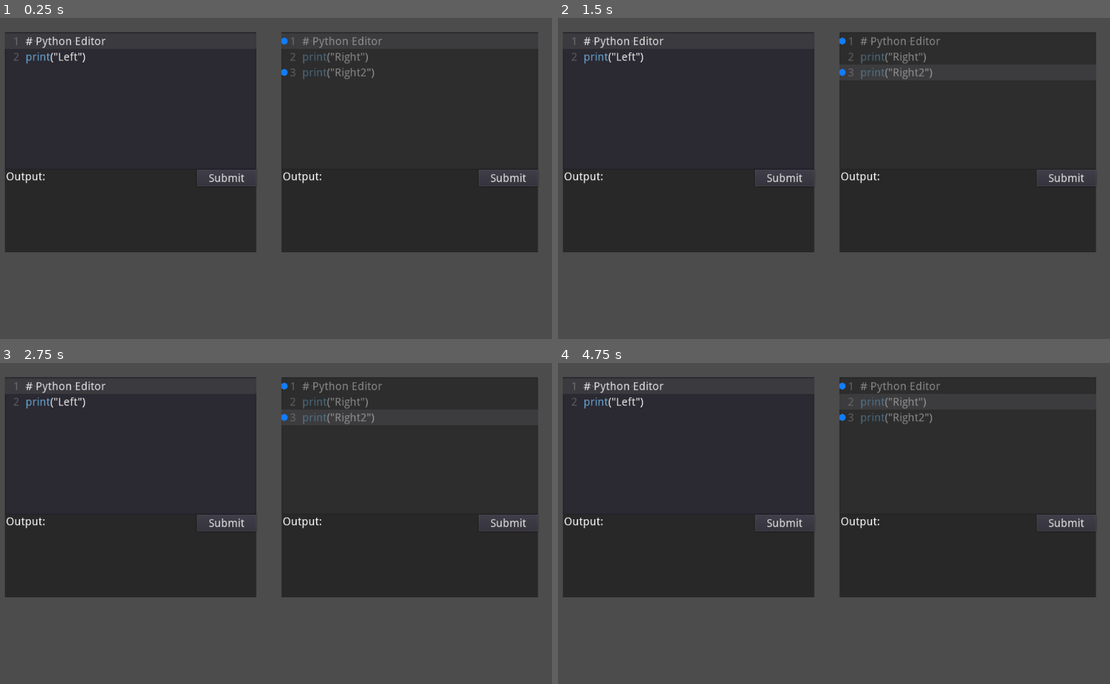
Above: before the commit, frames 1-4 (two rows, left to right).
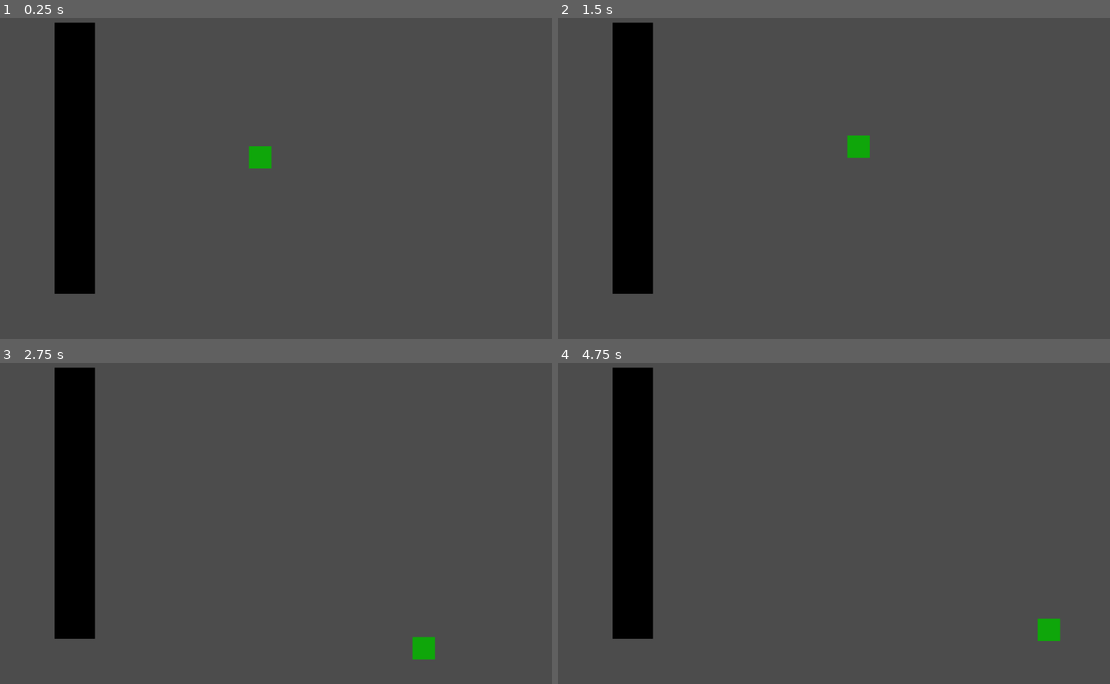
Above: after the commit, the same moments.

Repository: CSCE-482-Thomas-2023Spring/Freakin_Fram_II
Game: Godot game, scene res://Main/main.tscn
The game is run twice, just before and just after one commit, with the same random seed, the same clock (stepped at 60 frames per second) and the same inputs. This scene is started directly instead of the project's main scene.
Inputs (mouse positions are in pixels of both pictures, inside the frame that each line leads up to):
- Up to frame 1 (0.25 s): no input
- Up to frame 2 (1.5 s): click (1065, 178) at 0.5 s, where only the run before the commit has a clickable "Submit"; tap Enter (Enter) at 1.25 s; move the mouse to (949, 156) at 1.27 s; hold D (move_right, bound only after the commit) from 1.28 s (still down); tap Up (Arrow Keys) at 1.35 s; click (949, 156) at 1.42 s
- Up to frame 3 (2.75 s): move the mouse to (149, 533) at 2.02 s; release D (move_right, bound only after the commit) at 2.03 s; hold S (move_down, bound only after the commit) from 2.03 s (still down); tap Delete (Delete) at 2.1 s
- Up to frame 4 (4.75 s): move the mouse to (878, 443) at 2.77 s; release S (move_down, bound only after the commit) at 2.78 s; hold D (move_right, bound only after the commit) 2.78-3.53 s; tap Enter (Enter) at 2.85 s; move the mouse to (795, 584) at 3.52 s; hold W (move_up, bound only after the commit) 3.53-4.28 s; tap Up (Arrow Keys) at 3.6 s; click (795, 584) at 3.67 s; tap Space at 4.25 s; move the mouse to (994, 565) at 4.27 s; hold A (move_left, bound only after the commit) from 4.28 s (still down); tap Delete (Delete) at 4.35 s

The runs differ from the first frame. In frame 1, 59% of the frame differs, in the area x 0-98%, y 1-86%; in frame 2, 59%; in frame 3, 59%, in the area x 0-98%, y 1-93%; in frame 4, 59%.

Commit message:
Player and collision

Diff:
--- a/Fram Game/Main/main.tscn
+++ b/Fram Game/Main/main.tscn
@@ -1,63 +1,19 @@
-[gd_scene load_steps=2 format=2]
+[gd_scene load_steps=3 format=2]
 
-[ext_resource path="res://Editor/Editor.tscn" type="PackedScene" id=1]
+[ext_resource path="res://Objects/Player.tscn" type="PackedScene" id=1]
+[ext_resource path="res://Objects/Wall.tscn" type="PackedScene" id=2]
 
-[node name="Control" type="Control"]
-anchor_right = 1.0
-anchor_bottom = 1.0
+[node name="Node" type="Node"]
 
-[node name="EditorR" parent="." instance=ExtResource( 1 )]
-anchor_left = 0.52832
-anchor_top = 0.085
-anchor_right = 0.975586
-anchor_bottom = 0.743333
-margin_left = 0.0
-margin_top = 0.0
-margin_right = 0.0
-margin_bottom = 0.0
-__meta__ = {
-"_edit_group_": true,
-"_edit_use_anchors_": true
-}
+[node name="Player" parent="." instance=ExtResource( 1 )]
+position = Vector2( 503, 275 )
 
-[node name="Input" parent="EditorR/VBoxContainer" index="0"]
-margin_right = 458.0
-margin_bottom = 246.0
-text = "# Python Editor
-print(\"Right\")
-print(\"Right2\")"
-read_only_lines = [ 0, 2 ]
-disabled = true
+[node name="Wall" parent="." instance=ExtResource( 2 )]
+position = Vector2( 136, 519 )
+rotation = -1.57079
 
-[node name="Output" parent="EditorR/VBoxContainer" index="1"]
-margin_top = 246.0
-margin_right = 458.0
-margin_bottom = 394.0
+[node name="ColorRect" parent="Wall" index="0"]
+margin_right = 485.0
+margin_bottom = 72.0
 
-[node name="EditorL" parent="." instance=ExtResource( 1 )]
-anchor_left = 0.0458984
-anchor_top = 0.085
-anchor_right = 0.484375
-anchor_bottom = 0.743333
-margin_left = 0.0
-margin_top = 0.0
-margin_right = 0.0
-margin_bottom = 0.0
-__meta__ = {
-"_edit_group_": true,
-"_edit_use_anchors_": true
-}
-
-[node name="Input" parent="EditorL/VBoxContainer" index="0"]
-margin_right = 449.0
-margin_bottom = 246.0
-text = "# Python Editor
-print(\"Left\")"
-
-[node name="Output" parent="EditorL/VBoxContainer" index="1"]
-margin_top = 246.0
-margin_right = 449.0
-margin_bottom = 394.0
-
-[editable path="EditorR"]
-[editable path="EditorL"]
+[editable path="Wall"]
--- /dev/null
+++ b/Fram Game/Objects/Player.gd
@@ -0,0 +1,30 @@
+extends KinematicBody2D
+
+export var speed = 400
+var screen_size
+var player_size
+
+# Called when the node enters the scene tree for the first time.
+func _ready():
+	screen_size = get_viewport_rect().size
+	player_size = $Sprite.get_rect().size / 2
+
+# Called every frame. 'delta' is the elapsed time since the previous frame.
+#func _process(delta):
+#	pass
+
+func _physics_process(delta):
+	var velocity = Vector2.ZERO # The player's movement vector.
+	if Input.is_action_pressed("move_right"):
+		velocity.x += 1
+	if Input.is_action_pressed("move_left"):
+		velocity.x -= 1
+	if Input.is_action_pressed("move_down"):
+		velocity.y += 1
+	if Input.is_action_pressed("move_up"):
+		velocity.y -= 1
+	velocity = velocity.normalized() * speed
+
+	var collision = move_and_collide(velocity * delta)
+#	if collision:
+#		print("Collided with something: ", collision)
--- /dev/null
+++ b/Fram Game/Objects/Player.tscn
@@ -0,0 +1,27 @@
+[gd_scene load_steps=3 format=2]
+
+[ext_resource path="res://Objects/Player.gd" type="Script" id=1]
+
+[sub_resource type="RectangleShape2D" id=1]
+extents = Vector2( 25, 25 )
+
+[node name="Player" type="KinematicBody2D"]
+position = Vector2( 0, 8 )
+script = ExtResource( 1 )
+__meta__ = {
+"_edit_group_": true
+}
+
+[node name="Sprite" type="ColorRect" parent="."]
+anchor_left = 0.5
+anchor_top = 0.5
+anchor_right = 0.5
+anchor_bottom = 0.5
+margin_left = -20.0
+margin_top = -20.0
+margin_right = 20.0
+margin_bottom = 20.0
+color = Color( 0.0627451, 0.654902, 0.0431373, 1 )
+
+[node name="CollisionShape2D" type="CollisionShape2D" parent="."]
+shape = SubResource( 1 )
--- /dev/null
+++ b/Fram Game/Objects/Wall.gd
@@ -0,0 +1,22 @@
+extends StaticBody2D
+
+# Called when the node enters the scene tree for the first time.
+func _ready():
+
+	# Set collision to fit the rectangle
+	var rect = $ColorRect.get_rect()
+	var center = rect.get_center()
+	print(center)
+
+	# Set CollisionShape Transform to the center
+	$CollisionShape2D.position = center
+
+	# Create a RectangleShape2D
+	var collision_rect = RectangleShape2D.new()
+	collision_rect.extents = Vector2(rect.size.x / 2, rect.size.y / 2)
+	$CollisionShape2D.shape = collision_rect
+
+
+# Called every frame. 'delta' is the elapsed time since the previous frame.
+#func _process(delta):
+#	pass
--- /dev/null
+++ b/Fram Game/Objects/Wall.tscn
@@ -0,0 +1,17 @@
+[gd_scene load_steps=2 format=2]
+
+[ext_resource path="res://Objects/Wall.gd" type="Script" id=1]
+
+[node name="Wall" type="StaticBody2D"]
+script = ExtResource( 1 )
+__meta__ = {
+"_edit_group_": true
+}
+
+[node name="ColorRect" type="ColorRect" parent="."]
+margin_right = 100.0
+margin_bottom = 25.0
+color = Color( 0, 0, 0, 1 )
+
+[node name="CollisionShape2D" type="CollisionShape2D" parent="."]
+position = Vector2( 17, 299 )
--- a/Fram Game/project.godot
+++ b/Fram Game/project.godot
@@ -48,6 +48,30 @@
 "events": [ Object(InputEventKey,"resource_local_to_scene":false,"resource_name":"","device":0,"alt":false,"shift":false,"control":false,"meta":false,"command":false,"pressed":false,"scancode":0,"physical_scancode":16777220,"unicode":0,"echo":false,"script":null)
  ]
 }
+move_up={
+"deadzone": 0.5,
+"events": [ Object(InputEventKey,"resource_local_to_scene":false,"resource_name":"","device":0,"alt":false,"shift":false,"control":false,"meta":false,"command":false,"pressed":false,"scancode":0,"physical_scancode":87,"unicode":0,"echo":false,"script":null)
+, Object(InputEventKey,"resource_local_to_scene":false,"resource_name":"","device":0,"alt":false,"shift":false,"control":false,"meta":false,"command":false,"pressed":false,"scancode":0,"physical_scancode":16777232,"unicode":0,"echo":false,"script":null)
+ ]
+}
+move_right={
+"deadzone": 0.5,
+"events": [ Object(InputEventKey,"resource_local_to_scene":false,"resource_name":"","device":0,"alt":false,"shift":false,"control":false,"meta":false,"command":false,"pressed":false,"scancode":0,"physical_scancode":68,"unicode":0,"echo":false,"script":null)
+, Object(InputEventKey,"resource_local_to_scene":false,"resource_name":"","device":0,"alt":false,"shift":false,"control":false,"meta":false,"command":false,"pressed":false,"scancode":0,"physical_scancode":16777233,"unicode":0,"echo":false,"script":null)
+ ]
+}
+move_down={
+"deadzone": 0.5,
+"events": [ Object(InputEventKey,"resource_local_to_scene":false,"resource_name":"","device":0,"alt":false,"shift":false,"control":false,"meta":false,"command":false,"pressed":false,"scancode":0,"physical_scancode":83,"unicode":0,"echo":false,"script":null)
+, Object(InputEventKey,"resource_local_to_scene":false,"resource_name":"","device":0,"alt":false,"shift":false,"control":false,"meta":false,"command":false,"pressed":false,"scancode":0,"physical_scancode":16777234,"unicode":0,"echo":false,"script":null)
+ ]
+}
+move_left={
+"deadzone": 0.5,
+"events": [ Object(InputEventKey,"resource_local_to_scene":false,"resource_name":"","device":0,"alt":false,"shift":false,"control":false,"meta":false,"command":false,"pressed":false,"scancode":0,"physical_scancode":65,"unicode":0,"echo":false,"script":null)
+, Object(InputEventKey,"resource_local_to_scene":false,"resource_name":"","device":0,"alt":false,"shift":false,"control":false,"meta":false,"command":false,"pressed":false,"scancode":0,"physical_scancode":16777231,"unicode":0,"echo":false,"script":null)
+ ]
+}
 
 [physics]
 
